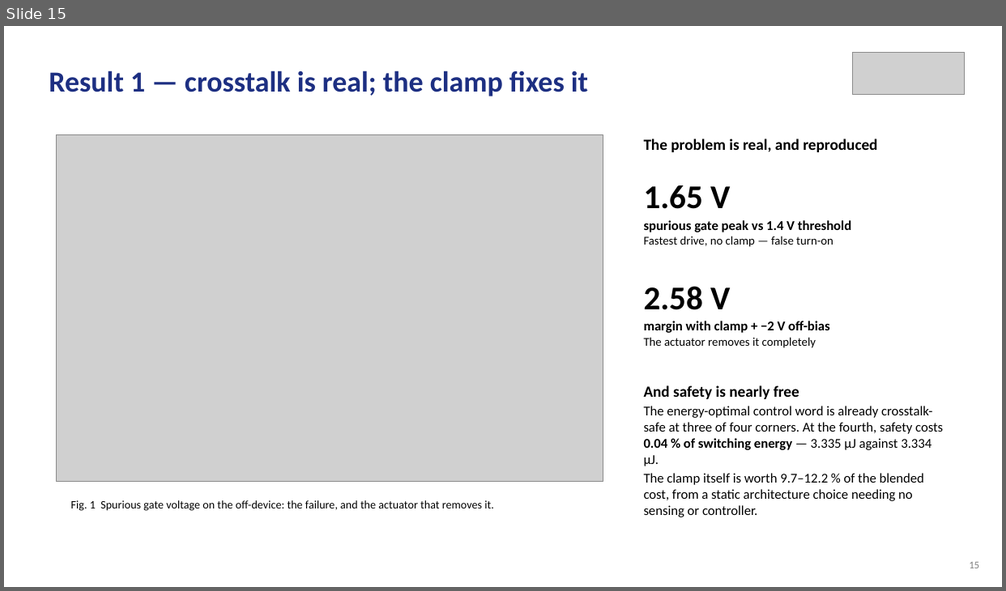
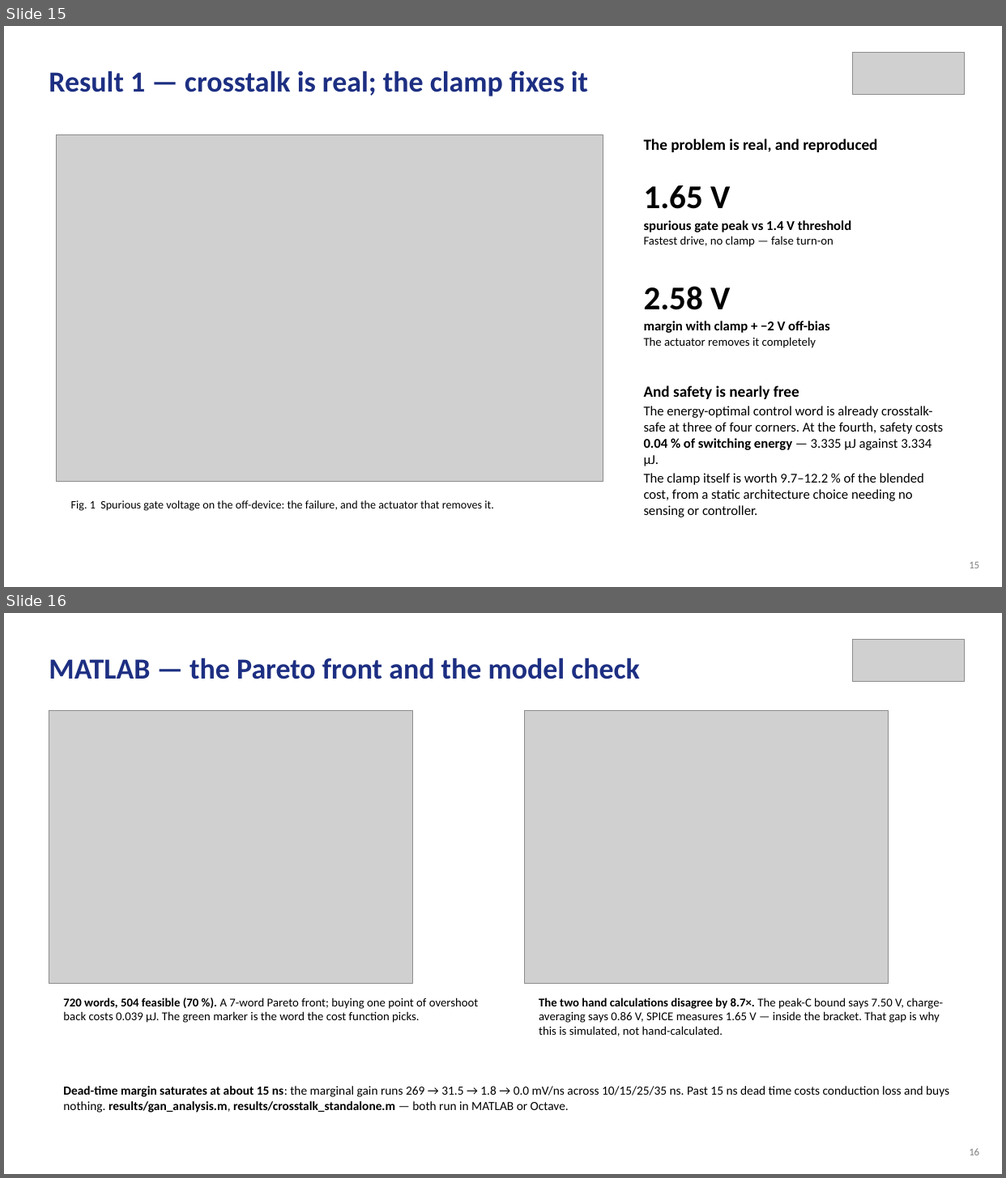
Before and after one commit to Amritha902/gan-driver, a slide deck: review/Review1_GaN_Segmented_Gate_Driver.pptx. Shown one above the other, each under a label of ours: slide 15 before the commit, slides 15 and 16 after it. The pictures are 1006x591 and 1006x1178 pixels, drawn with LibreOffice and Linux fonts; fonts in the diff are those of the drawing; grey boxes stand for pictures. Boxes give left, top, right and bottom in pixels: in the first picture for what was removed or moved away, otherwise in the second. Text is boxed around its words. In the diff, an @@ line names an element or a change of style, - is before the commit and + after.

```diff
--- a/review/Review1_GaN_Segmented_Gate_Driver.pptx
+++ b/review/Review1_GaN_Segmented_Gate_Driver.pptx
@@ slide 16 added at bbox=[4, 613, 1002, 1174], background #FFFFFF @@
@@ text added at bbox=[49, 658, 640, 679], 28 pt, text #1D2F82, bold @@
+MATLAB — the Pareto front and the model check
@@ picture added at bbox=[852, 639, 965, 682] @@
@@ picture added at bbox=[49, 710, 413, 983] @@
@@ picture added at bbox=[524, 710, 889, 983] @@
@@ text added at bbox=[63, 998, 479, 1023], 11.5 pt, text #000000 @@
+720 words, 504 feasible (70 %). A 7-word Pareto front; buying one point of overshoot back costs 0.039 µJ. The green marker is the word the cost function picks.
@@ text added at bbox=[539, 998, 943, 1037], 11.5 pt, text #000000 @@
+The two hand calculations disagree by 8.7×. The peak-C bound says 7.50 V, charge-averaging says 0.86 V, SPICE measures 1.65 V — inside the bracket. That gap is why this is simulated, not hand-calculated.
@@ text added at bbox=[63, 1086, 949, 1113], 12 pt, text #000000 @@
+Dead-time margin saturates at about 15 ns: the marginal gain runs 269 → 31.5 → 1.8 → 0.0 mV/ns across 10/15/25/35 ns. Past 15 ns dead time costs conduction loss and buys nothing. results/gan_analysis.m, results/crosstalk_standalone.m — both run in MATLAB or Octave.
@@ text added at bbox=[969, 1148, 979, 1156], 10 pt, text #808080 @@
+16
```
Also in this commit, not shown: 9 slides changed, 6 other files.
